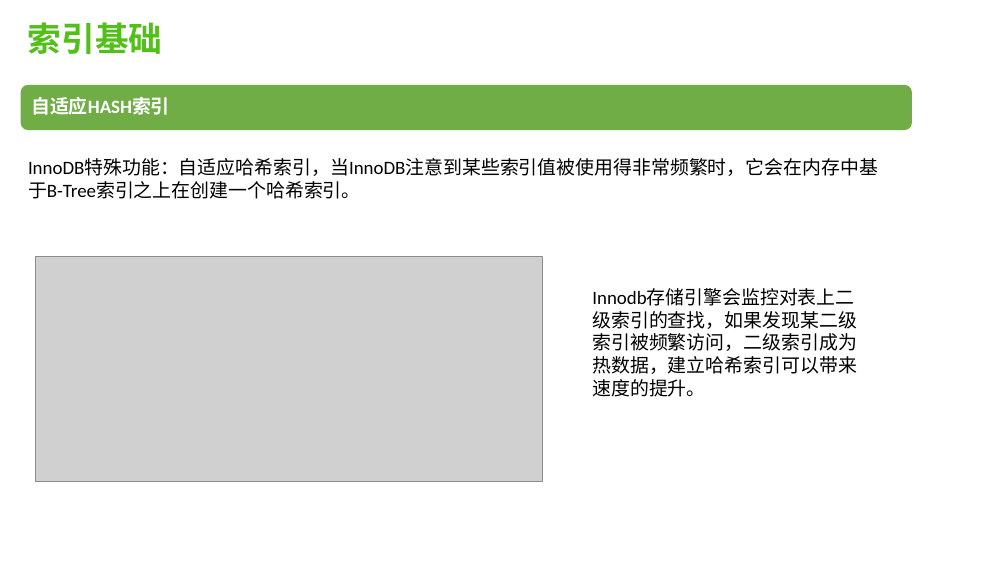
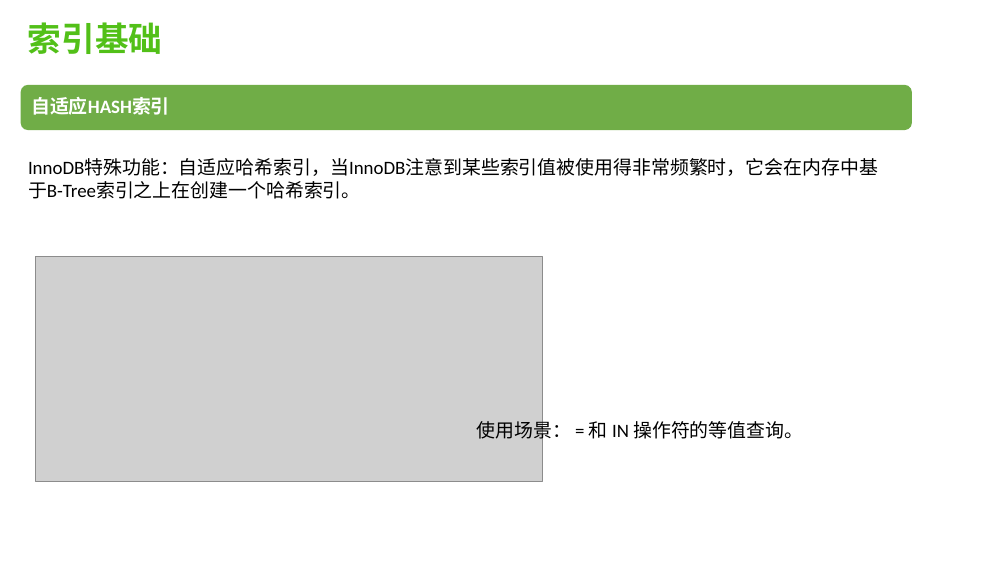
Before and after one commit to robertchengzy/kata, a slide deck: slide 7 of mysql-index.pptx (slide 8 before the commit). Drawn at 1008x567 pixels with LibreOffice and Linux fonts; fonts in the diff are those of the drawing; grey boxes stand for pictures. Boxes give left, top, right and bottom in pixels: in the first picture for what was removed or moved away, otherwise in the second. Text is boxed around its words. In the diff, an @@ line names an element or a change of style, - is before the commit and + after.

```diff
--- a/mysql-index.pptx
+++ b/mysql-index.pptx
@@ text at [476, 417, 803, 442]: text changed @@
-Innodb存储引擎会监控对表上二级索引的查找，如果发现某二级索引被频繁访问，二级索引成为热数据，建立哈希索引可以带来速度的提升。
+使用场景： = 和 IN 操作符的等值查询。
```
Also in this commit, not shown: 4 other slides changed, 3 slides added, 1 slide removed, 1 other file.
